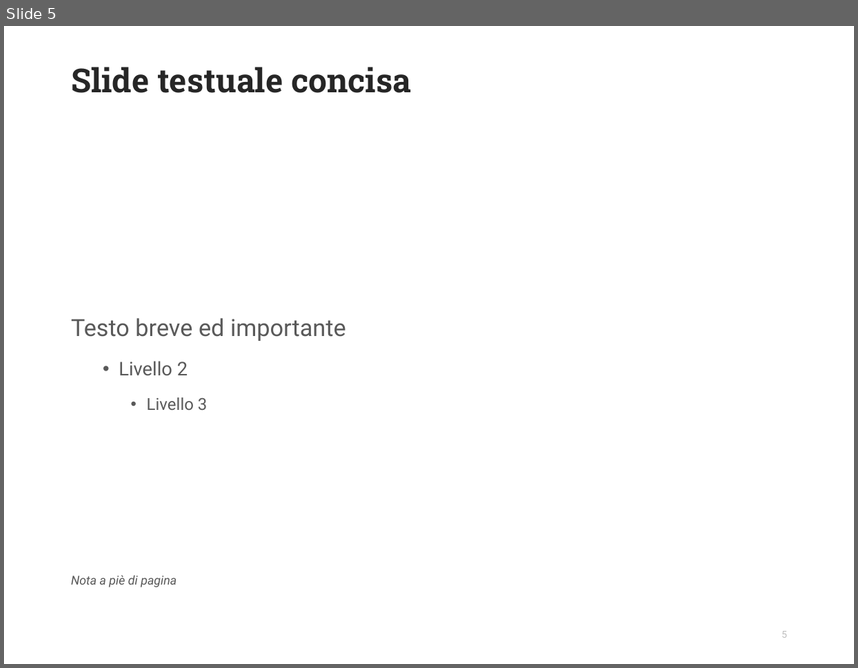
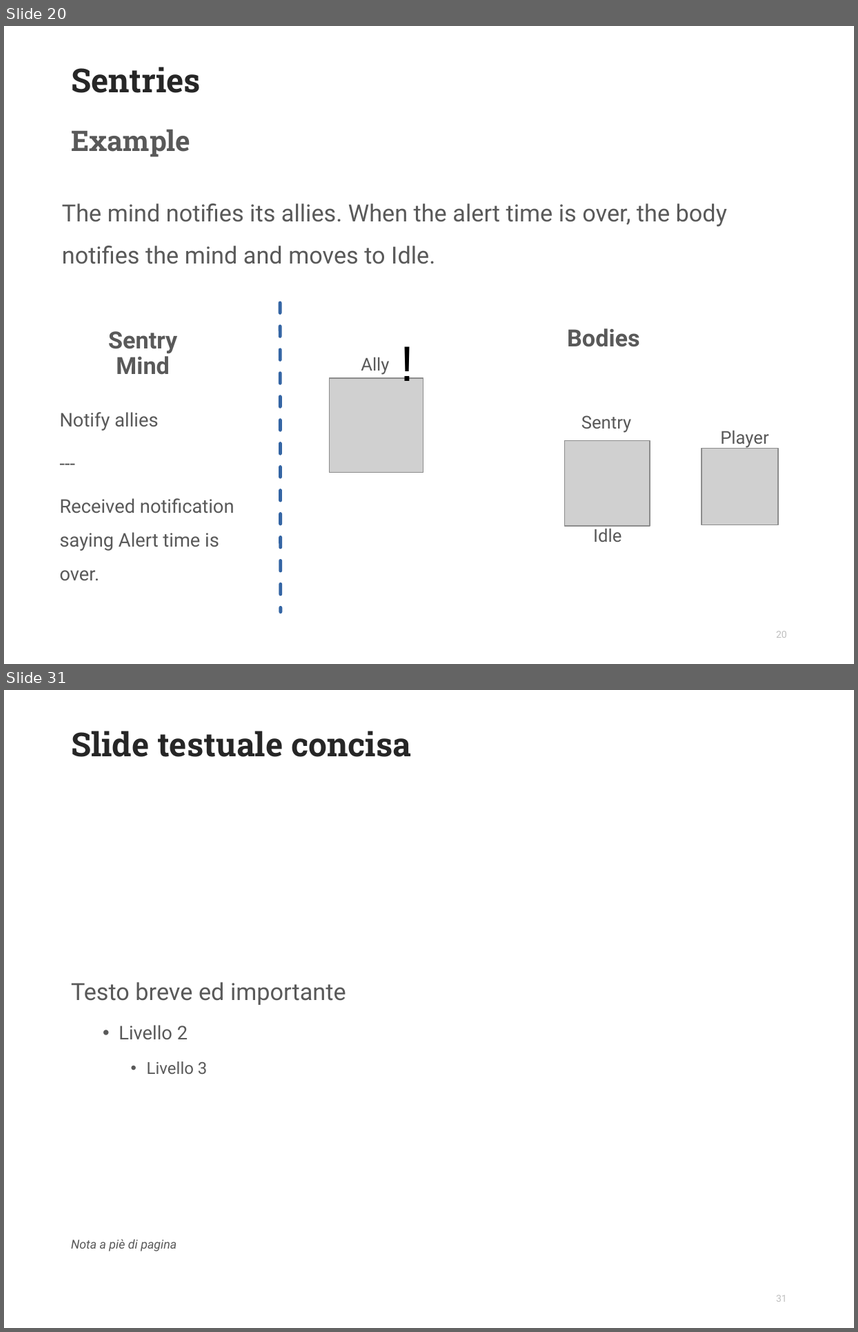
Before and after one commit to inkeaton/TakeThemOut, a slide deck: S4965918_SDAI_NLP_Slides.odp. Shown one above the other, each under a label of ours: slide 5 before the commit, slides 20 and 31 after it; the slides between them are not shown. The pictures are 858x668 and 858x1332 pixels, drawn with LibreOffice and Linux fonts; fonts in the diff are those of the drawing; grey boxes stand for pictures; background and template pictures are left out. Boxes give left, top, right and bottom in pixels: in the first picture for what was removed or moved away, otherwise in the second. Text is boxed around its words. In the diff, an @@ line names an element or a change of style, - is before the commit and + after.

```diff
--- a/S4965918_SDAI_NLP_Slides.odp
+++ b/S4965918_SDAI_NLP_Slides.odp
@@ slide 20 added at [4,26,854,664], background #FFFFFF @@
@@ title added at [71,67,201,93], 28 pt, text #262626, bold @@
+Sentries
@@ text added at [71,129,190,157], 24 pt, text #595959, bold @@
+Example
@@ text added at [62,203,727,264], 20 pt, text #595959 @@
+The mind notifies its allies. When the alert time is over, the body notifies the mind and moves to Idle.
@@ line added from (280, 302) to (280, 612), #3465A4 2.83 pt dashed @@
@@ text added at [108,331,177,374], 20 pt, text #595959, bold @@
+Sentry
+Mind
@@ text added at [392,328,423,392], 42 pt, text #000000 @@
+!
@@ text added at [567,328,640,347], 20 pt, text #595959, bold @@
+Bodies
@@ text added at [361,357,389,374], 15 pt, text #595959 @@
+Ally
@@ picture added at [330,378,424,472] @@
@@ text added at [60,412,234,581], 16 pt, text #595959 @@
+Notify allies
+---
+Received notification saying Alert time is over.
@@ text added at [582,415,631,432], 15 pt, text #595959 @@
+Sentry
@@ text added at [720,430,769,448], 15 pt, text #595959 @@
+Player
@@ picture added at [565,440,650,525] @@
@@ picture added at [702,448,778,525] @@
@@ text added at [593,525,622,541], 15 pt, text #595959 @@
+Idle
@@ page number added at [776,630,787,637], 8.2 pt, text #BFBFBF @@
+20
@@ what was slide 5 is now slide 31 @@
@@ page number at [776,1294,787,1301]: text changed @@
-5
+31
```
Also in this commit, not shown: 1 slide changed, 27 other slides added, 2 slides removed, 9 other files.
